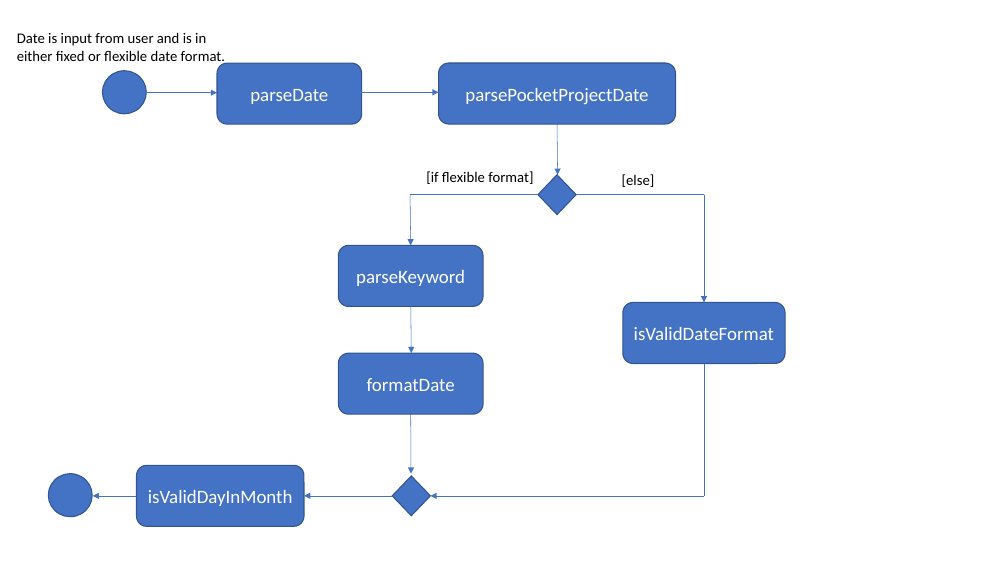
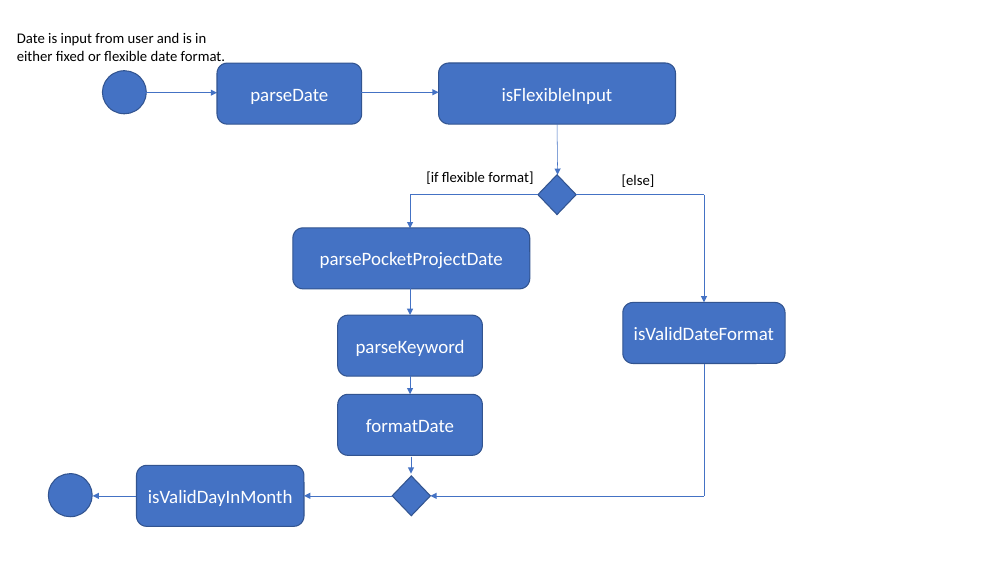
Before and after one commit to shunnizuka/main, a slide deck: slide 2 of docs/diagrams/ActivityDiagramDate.pptx. Drawn at 1008x567 pixels with LibreOffice and Linux fonts; fonts in the diff are those of the drawing. Boxes give left, top, right and bottom in pixels: in the first picture for what was removed or moved away, otherwise in the second. Text is boxed around its words. In the diff, an @@ line names an element or a change of style, - is before the commit and + after.

```diff
--- a/docs/diagrams/ActivityDiagramDate.pptx
+++ b/docs/diagrams/ActivityDiagramDate.pptx
@@ text in rounded rectangle at [502, 88, 613, 104]: text changed @@
-parsePocketProjectDate
+isFlexibleInput
@@ arrow moved from (410, 195) - (411, 246) to (410, 195) - (410, 228) @@
@@ rounded rectangle added at [293, 228, 529, 289], fill #4472C4, outline #325491 1 pt, 18 pt, text #FFFFFF @@
+parsePocketProjectDate
@@ arrow added from (410, 281) to (410, 315), #4472C4 0.5 pt @@
@@ rounded rectangle "parseKeyword": place and size @@
-rounded rectangle "parseKeyword" at [339, 246, 483, 307]
+rounded rectangle "parseKeyword" at [338, 315, 482, 377]
@@ arrow moved from (411, 302) - (411, 353) to (410, 377) - (410, 395) @@
@@ rounded rectangle "formatDate": place and size @@
-rounded rectangle "formatDate" at [339, 353, 483, 414]
+rounded rectangle "formatDate" at [338, 395, 482, 456]
@@ arrow moved from (411, 414) - (411, 474) to (411, 457) - (411, 474) @@
```
Also in this commit, not shown: 2 other files.
